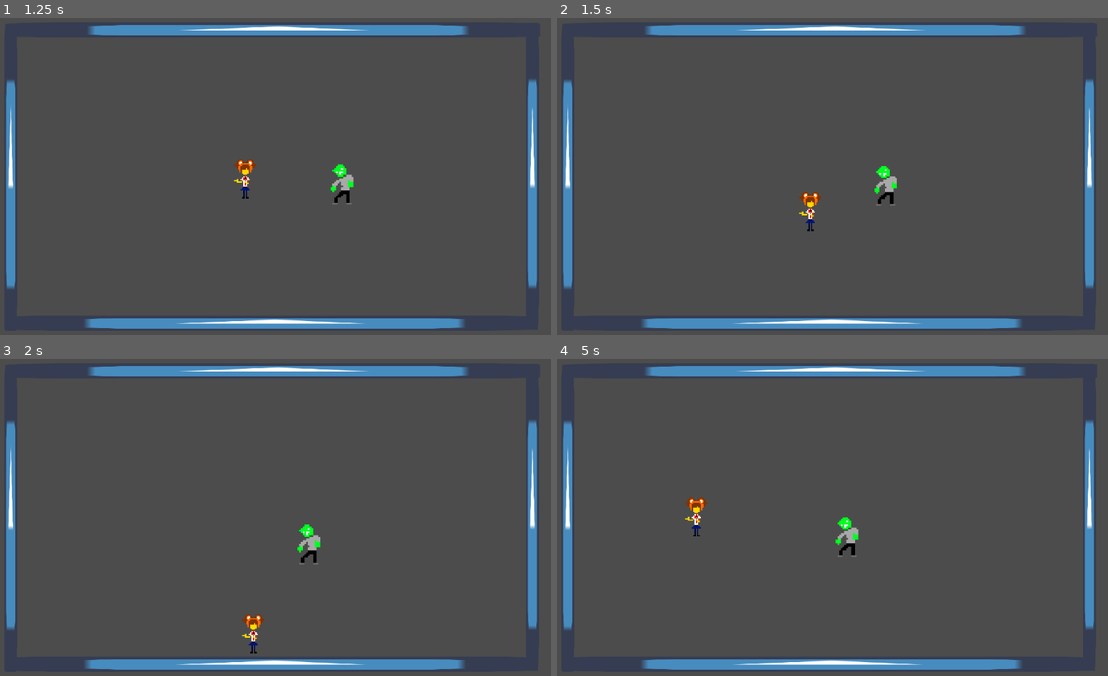
Above: before the commit, frames 1-4 (two rows, left to right).
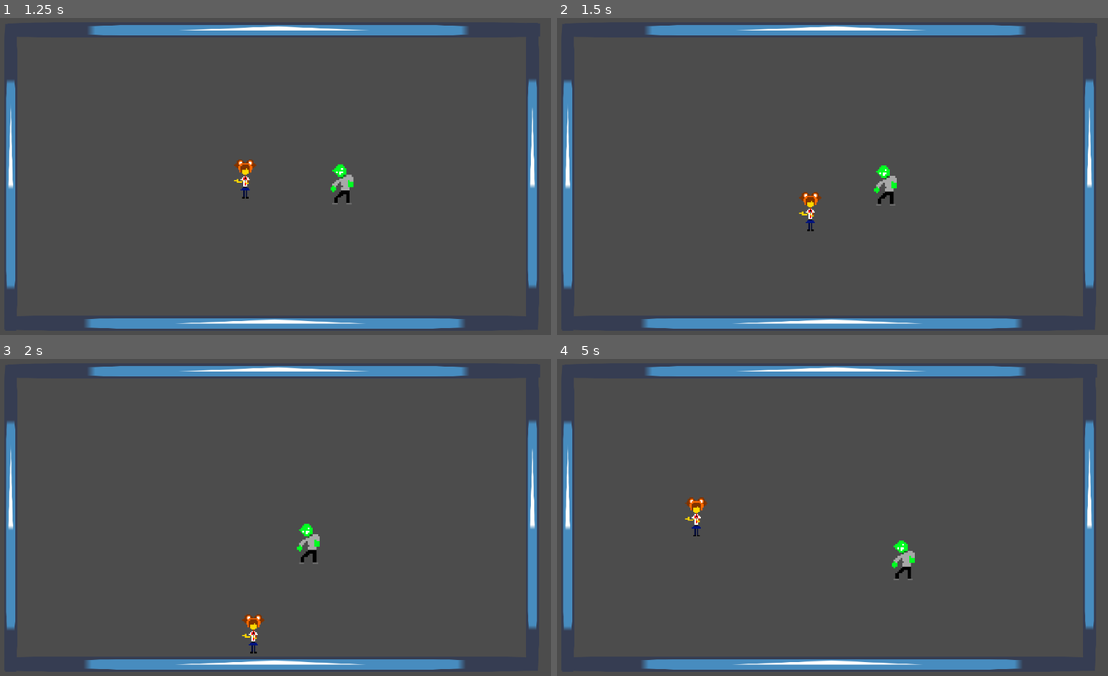
Above: after the commit, the same moments.

Repository: charalian/reporter-madness
Game: Godot game, scene res://stages/teste.tscn
The game is run twice, just before and just after one commit, with the same random seed, the same clock (stepped at 60 frames per second) and the same inputs. The engine's default icon, where the game draws it, is replaced by a stand-in: a white triangle on a blue panel in a dark square.
Inputs:
- Up to frame 1 (1.25 s): tap Enter (ui_accept) at 0.5 s; hold Right (ui_right) from 0.53 s (still down); hold Enter (ui_accept) from 0.53 s (still down)
- Up to frame 2 (1.5 s): release Right (ui_right) at 1.28 s; release Enter (ui_accept) at 1.28 s; hold Down (ui_down) from 1.28 s (still down); tap Enter (ui_accept) at 1.35 s
- Up to frame 3 (2 s): keep holding Down (ui_down); tap Enter (ui_accept) at 1.52, 1.82 s
- Up to frame 4 (5 s): release Down (ui_down) at 2.03 s; hold Right (ui_right) 2.03-2.78 s; hold Enter (ui_accept) 2.03-2.78 s; hold Up (ui_up) 2.78-3.53 s; tap Enter (ui_accept) at 2.85, 3.02, 3.32, 4.35, 4.52, 4.82 s; hold Enter (ui_accept) 3.53-4.28 s; hold Left (ui_left) from 3.53 s (still down)

Frame 1 is identical in both runs. In frame 2, less than 0.1% of the frame differs, in the area x 57-62%, y 46-58%; in frame 3, 0.1%; in frame 4, 0.6%, in the area x 50-65%, y 49-70%.

Commit message:
Quick time event! Bem bosta mas funciona
Vou virar desenvolvedor junior da source

Diff:
--- a/src/enemy/enemy.gd
+++ b/src/enemy/enemy.gd
@@ -1,17 +1,25 @@
 extends Living
 
-# Onready
 onready var player = $"../player"
-
-# Properties
 var life = 1
+var int_player = false # Um sim/não de estiver tocando no player
 
 func _init():
     speed = 100
 
 func mov_custom():
-    var player_pos = player.position
-    var prev_rot = rotation
-    look_at(player_pos)
-    move = Vector2(speed, 0).rotated(rotation)
-    rotation = prev_rot
+    if !int_player: # Se int_player for falso, mova-se típicamente.
+        var player_pos = player.position
+        var prev_rot = rotation
+        look_at(player_pos)
+        move = Vector2(speed, 0).rotated(rotation)
+        rotation = prev_rot
+    elif int_player: # Se int_player for verdadeiro, deixe inanimado.
+        move = Vector2.ZERO
+
+func _on_area2d_body_entered(body):
+    if body.is_in_group("player") && !int_player: # Quando colidir com player
+        int_player = true # Mude int_player para verdadeiro
+
+func on_death(): # Quando morrer, queue_free().
+    queue_free()
--- a/src/enemy/zombie_1.tscn
+++ b/src/enemy/zombie_1.tscn
@@ -6,7 +6,13 @@
 [sub_resource type="RectangleShape2D" id=1]
 extents = Vector2( 26.25, 46.25 )
 
-[node name="enemy" type="KinematicBody2D"]
+[sub_resource type="CapsuleShape2D" id=2]
+radius = 35.0
+height = 47.5
+
+[node name="enemy" type="KinematicBody2D" groups=[
+"enemies",
+]]
 scale = Vector2( 0.8, 0.8 )
 script = ExtResource( 1 )
 
@@ -16,3 +22,10 @@
 
 [node name="col" type="CollisionShape2D" parent="."]
 shape = SubResource( 1 )
+
+[node name="area2d" type="Area2D" parent="."]
+
+[node name="col" type="CollisionShape2D" parent="area2d"]
+shape = SubResource( 2 )
+
+[connection signal="body_entered" from="area2d" to="." method="_on_area2d_body_entered"]
--- a/src/movementbase.gd
+++ b/src/movementbase.gd
@@ -8,7 +8,7 @@
 func _ready() -> void:
     pass
 
-func _process(delta):
+func _process(_delta):
     mov_custom()
     move.normalized()
     move = move_and_slide(move)
--- a/src/player/player.gd
+++ b/src/player/player.gd
@@ -1,33 +1,66 @@
 extends Living
 
-# Movement
+signal death
+onready var enemies = $"../enemy"
+var walking_stop = false
 var walking = false
-# Properties
 var life = 5
 var percentage = 0
-var anim_playing = false
+var int_zombies = 0
+var qte_value = 50
 
 func _init():
     speed = 300
 
+func _ready():
+    connect("death", enemies, "on_death")
+
 func mov_custom():
     walking = false
+    # Há ifs de walking_stop para quando estiver ativado, o player não poder se mover
+    if !walking_stop:
+        move.y = int(Input.is_action_pressed("ui_down")) - int(Input.is_action_pressed("ui_up"))
+        move.x = int(Input.is_action_pressed("ui_right")) - int(Input.is_action_pressed("ui_left"))
 
-    move.y = int(Input.is_action_pressed("ui_down")) - int(Input.is_action_pressed("ui_up"))
-    move.x = int(Input.is_action_pressed("ui_right")) - int(Input.is_action_pressed("ui_left"))
-
-    if move != Vector2(0, 0):
-        walking = true
+        if move != Vector2(0, 0):
+            walking = true
 
     move = move * speed
 
-# Ação de reportar com botão pressionado contínuo
-    if !walking && Input.is_action_pressed("ui_accept"):
+    if walking_stop && int_zombies >= 1: # Faz o nó QTE tirar menos 1 constantemente e associa a variável qte_value ao valor do nó.
+        qte_value -= 1
+        $qte.value = qte_value
+        if qte_value < 0:
+            get_tree().quit() # Se fracassar no QTE, o jogo fecha.
+    else:
+        $col.disabled = false # Quando sair do QTE, colisão reativará. Tem como fazer algo tipo process numa func separada?
+
+    if !walking && int_zombies == 0 && Input.is_action_pressed("ui_accept"):
         if !$textureprogress.visible:
             $textureprogress.visible = true
-        percentage += 0.01
+        percentage += 0.1
         $textureprogress.value = percentage
         if $textureprogress.value >= 100: # Quando completar 100, o jogo fechará.
             get_tree().quit()
     else:
         $textureprogress.visible = false
+
+func _input(event):
+    if Input.is_action_pressed("ui_accept"):
+            if walking_stop: # Isso adicionará mais 20 ao valor do nó QTE
+                qte_value += 20
+                if qte_value >= 100: # Se você pressionar até o 100, QTE encerrará.
+                    emit_signal("death")
+                    qte_value = 50
+                    walking_stop = false
+                    int_zombies = 0
+                    $qte.visible = false
+                    $col.disabled = false
+                    life -= 1
+
+func _on_area2d_body_entered(body):
+    if body.is_in_group("enemies") && !walking_stop: # Detecta se o inimigo te tocou
+        int_zombies += 1
+        walking_stop = true
+        $qte.visible = true
+        $col.disabled = true
--- a/src/player/player.tscn
+++ b/src/player/player.tscn
@@ -7,7 +7,13 @@
 [sub_resource type="RectangleShape2D" id=1]
 extents = Vector2( 26.6408, 45 )
 
-[node name="player" type="KinematicBody2D"]
+[sub_resource type="CapsuleShape2D" id=2]
+radius = 33.75
+height = 50.0
+
+[node name="player" type="KinematicBody2D" groups=[
+"player",
+]]
 scale = Vector2( 0.8, 0.8 )
 script = ExtResource( 2 )
 
@@ -17,6 +23,11 @@
 
 [node name="col" type="CollisionShape2D" parent="."]
 shape = SubResource( 1 )
+
+[node name="area2d" type="Area2D" parent="."]
+
+[node name="col" type="CollisionShape2D" parent="area2d"]
+shape = SubResource( 2 )
 
 [node name="textureprogress" type="TextureProgress" parent="."]
 margin_left = -102.0
@@ -33,3 +44,16 @@
 "_edit_lock_": true,
 "_edit_use_anchors_": false
 }
+
+[node name="qte" type="ProgressBar" parent="."]
+visible = false
+margin_left = -97.5
+margin_top = 120.0
+margin_right = 97.5
+margin_bottom = 152.0
+value = 50.0
+__meta__ = {
+"_edit_use_anchors_": false
+}
+
+[connection signal="body_entered" from="area2d" to="." method="_on_area2d_body_entered"]
--- a/src/stages/teste.tscn
+++ b/src/stages/teste.tscn
@@ -53,8 +53,8 @@
 position = Vector2( 989.116, 295 )
 shape = SubResource( 2 )
 
+[node name="enemy" parent="." instance=ExtResource( 2 )]
+position = Vector2( 763.9, 320.187 )
+
 [node name="player" parent="." instance=ExtResource( 1 )]
 position = Vector2( 249.615, 305.679 )
-
-[node name="enemy" parent="." instance=ExtResource( 2 )]
-position = Vector2( 763.9, 320.187 )
Not shown: 1 places in src/enemy/zombie_1.tscn that only renumber resources
Not shown: 1 places in src/player/player.tscn that only renumber resources
